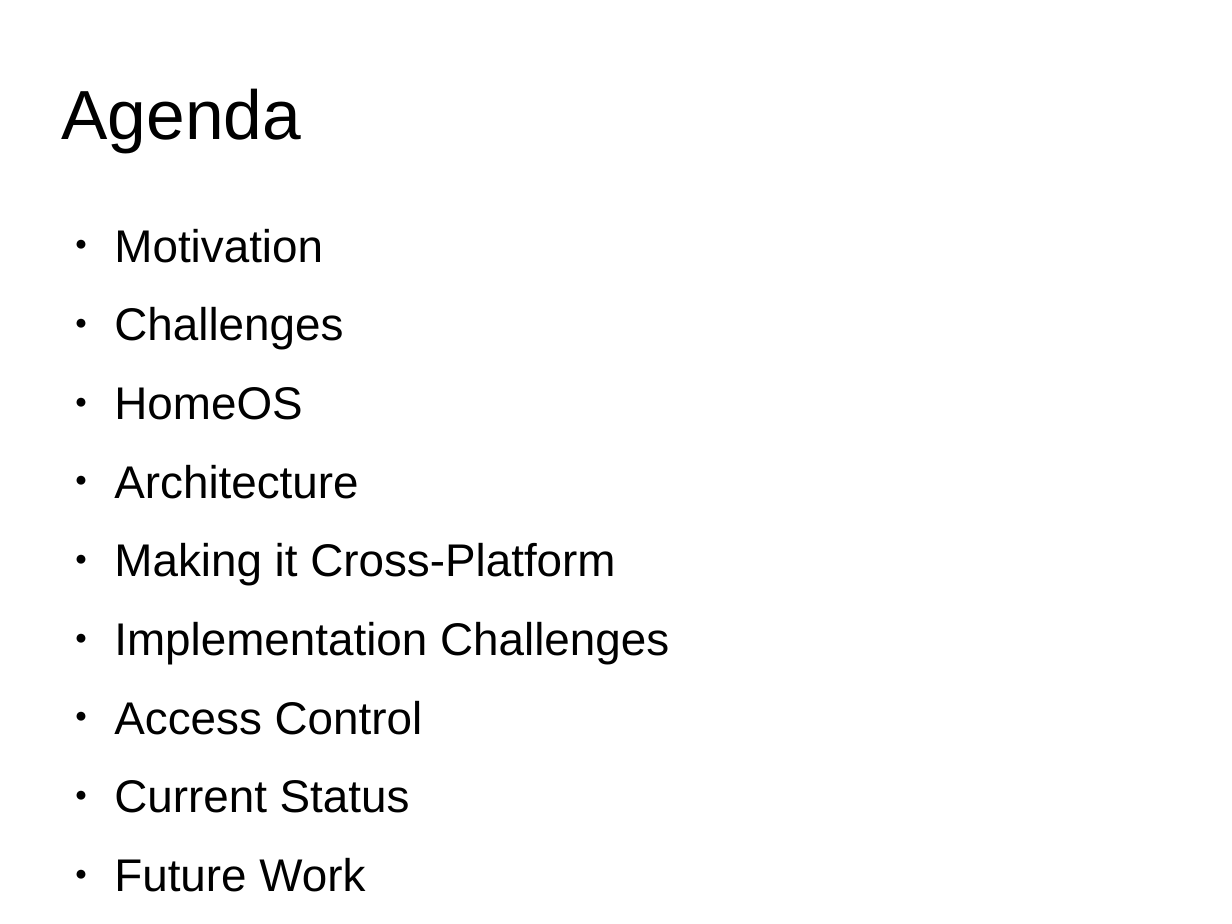
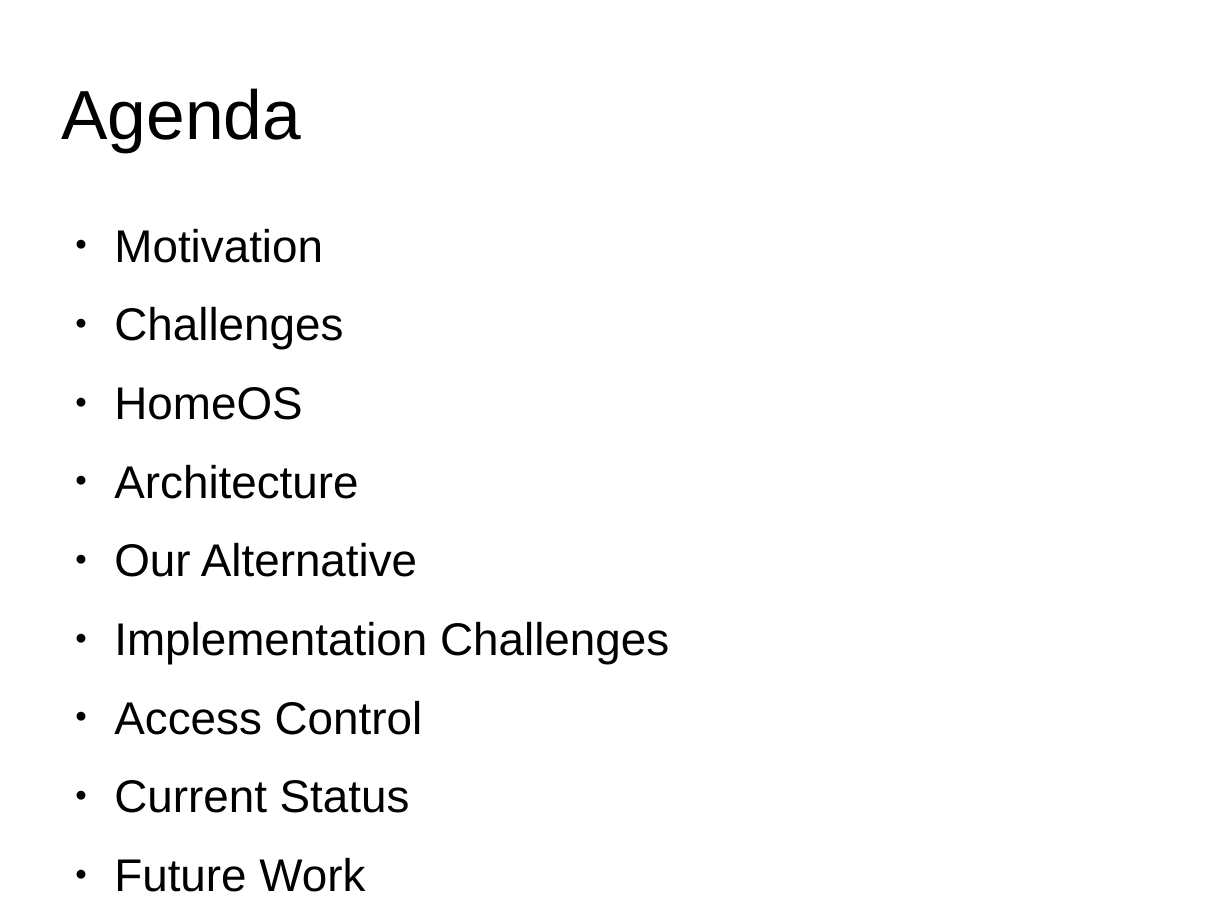
Before and after one commit to 0xCafeDude/crossPlatformAlternativeHomeOS, a slide deck: slide 2 of presentation/presentation.odp. Drawn at 1232x924 pixels with LibreOffice and Linux fonts; fonts in the diff are those of the drawing; background and template pictures are left out. Boxes give left, top, right and bottom in pixels: in the first picture for what was removed or moved away, otherwise in the second. Text is boxed around its words. In the diff, an @@ line names an element or a change of style, - is before the commit and + after.

```diff
--- a/presentation/presentation.odp
+++ b/presentation/presentation.odp
@@ text at <box>114,542,417,577</box>: text changed @@
-● Making it Cross-Platform
+● Our Alternative
```
Also in this commit, not shown: 1 other slide changed, 1 other file.
